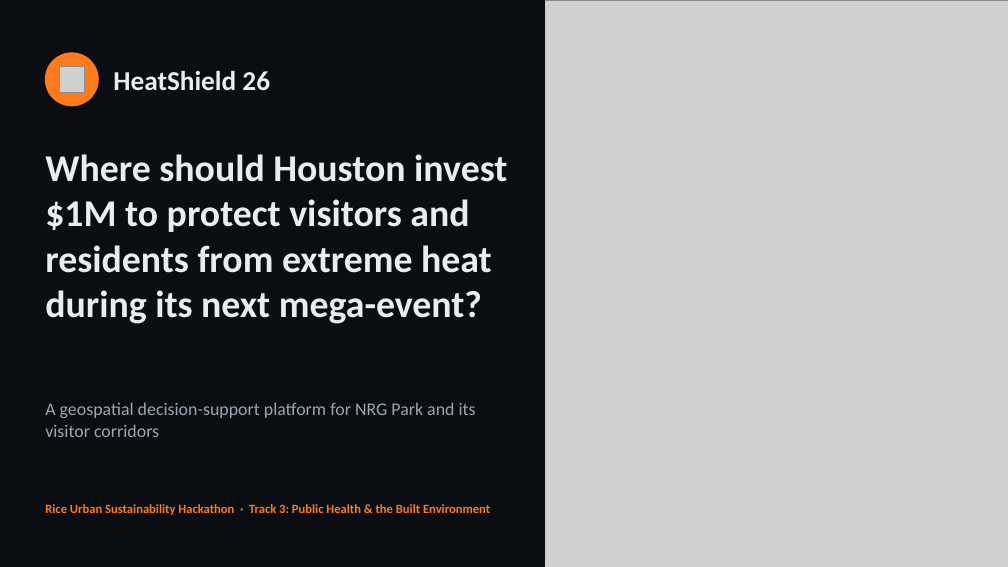
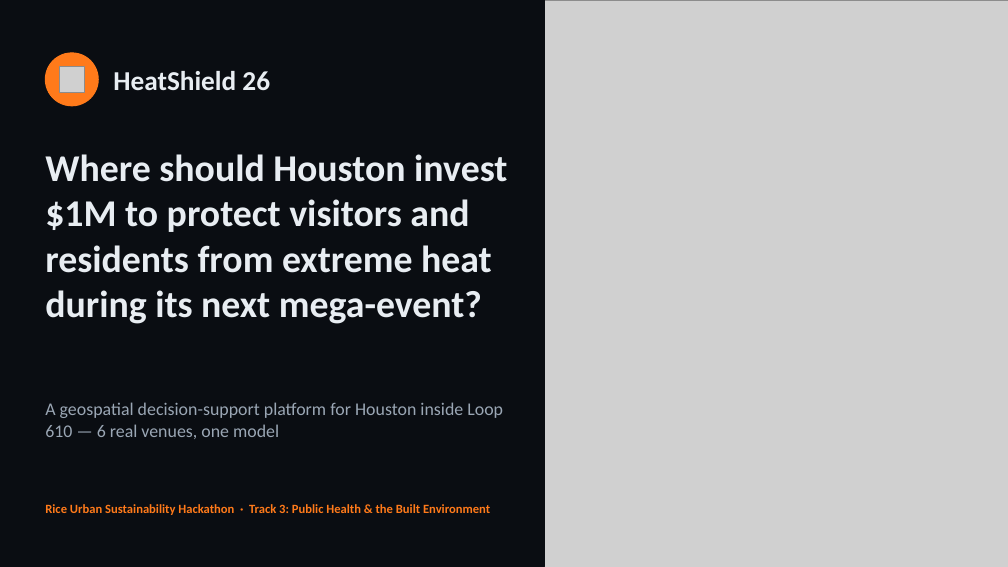
Before and after one commit to salman-khan03/heatshield26, a slide deck: slide 1 of docs/HeatShield26-Pitch.pptx. Drawn at 1008x567 pixels with LibreOffice and Linux fonts; fonts in the diff are those of the drawing; grey boxes stand for pictures. Boxes give left, top, right and bottom in pixels: in the first picture for what was removed or moved away, otherwise in the second. Text is boxed around its words. In the diff, an @@ line names an element or a change of style, - is before the commit and + after.

```diff
--- a/docs/HeatShield26-Pitch.pptx
+++ b/docs/HeatShield26-Pitch.pptx
@@ text at (45, 402, 503, 439): text changed @@
-A geospatial decision-support platform for NRG Park and its visitor corridors
+A geospatial decision-support platform for Houston inside Loop 610 — 6 real venues, one model
```
Also in this commit, not shown: 6 other slides changed, 3 other files.
